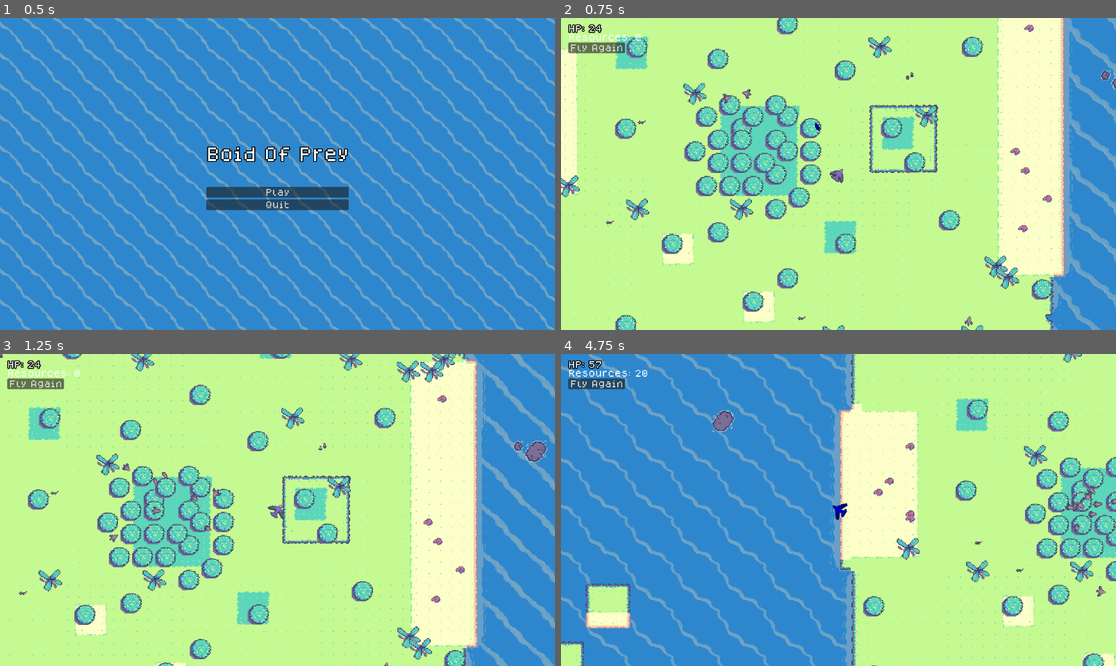
Above: before the commit, frames 1-4 (two rows, left to right).
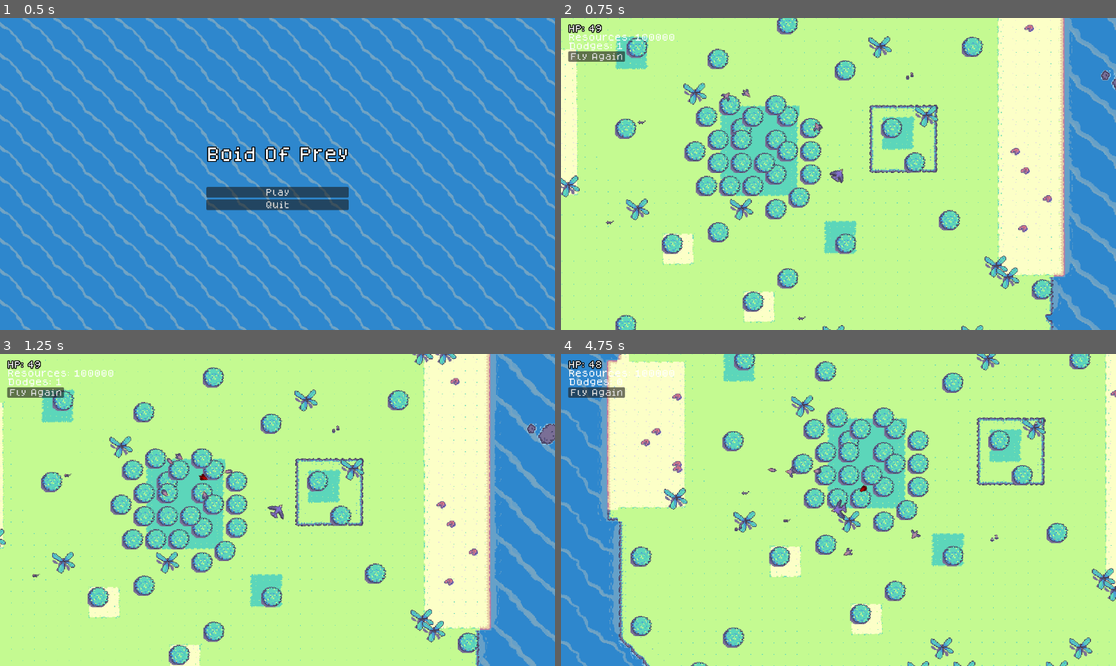
Above: after the commit, the same moments.

Repository: Kolbias/boidemic
Game: Godot game, scene res://ui/main_menu.tscn
Same seed, same stepped clock (60 frames per second), same inputs: the game is played once before the commit and once after it.
Inputs (mouse positions are in pixels of both pictures, inside the frame that each line leads up to):
- Up to frame 1 (0.5 s): no input
- Up to frame 2 (0.75 s): click "Play" at 0.5 s
- Up to frame 3 (1.25 s): no input
- Up to frame 4 (4.75 s): click "Fly Again" at 1.25 s; click "Fly Again" at 2 s; click "Fly Again" at 2.75 s; move the mouse to (838, 510) at 3.52 s; click (838, 510) at 3.67 s; move the mouse to (1099, 616) at 4.27 s; click (1099, 616) at 4.42 s

Frame 1 is identical in both runs. In frame 2, 0.9% of the frame differs, in the area x 1-75%, y 2-99%; in frame 3, 30%; in frame 4, 63%, in the area x 0-100%, y 0-100%.

Commit message:
win conditions

Diff:
--- a/gameplay/BirdBrain.gd
+++ b/gameplay/BirdBrain.gd
@@ -7,7 +7,7 @@
 @onready var spawn_state := SpawnState.SPAWNING
 @onready var screensize = parentScene.get_viewport_rect().size
 @onready var islands := PlayerVariables.islands.duplicate()
-var targetNumBoids = PlayerVariables.num_boids
+@onready var targetNumBoids = PlayerVariables.num_boids
 var firstBoid = true
 var spawnCooldown := 0.0
 
@@ -113,10 +113,12 @@
 func _on_player_ate_boid(boid):
 	boid.queue_free()
 	boidArray.erase(boid)
-	targetNumBoids -= 1
+	PlayerVariables.num_boids = max(0, PlayerVariables.num_boids - 1)
+	targetNumBoids = PlayerVariables.num_boids
 	for enemy in boidArray:
 		if enemy.global_position.distance_to(player.global_position) < 200:
 			enemy.vel += enemy.global_position - player.global_position / \
 			(enemy.global_position.distance_squared_to(player.global_position))
-	print("ate boid")
-	print(boidArray.size())
+	if PlayerVariables.num_boids == 0:
+		PlayerVariables.victory.emit()
+	print(targetNumBoids)
--- a/gameplay/collectable.gd
+++ b/gameplay/collectable.gd
@@ -1,6 +1,6 @@
 extends Area2D
 
-@export var resource_value := 10
+@export var resource_value := 2
 
 func _ready():
 	add_to_group("food")
@@ -8,9 +8,12 @@
 	match $Sprite2D.texture.resource_path:
 		"res://assets/art/Fish.png":
 			add_to_group("fish")
+			resource_value = 10
 		"res://assets/art/Mouse.png":
 			add_to_group("mouse")
+			resource_value = 5
 		"res://assets/art/Worm.png":
 			add_to_group("worm")
 		"res://assets/art/Crab.png":
 			add_to_group("crab")
+			resource_value = 15
--- a/gameplay/enemy_boid.gd
+++ b/gameplay/enemy_boid.gd
@@ -141,7 +141,22 @@
 	if area != self and area.is_in_group("enemyBoid"):
 		flock.erase(area)
 
-func _on_field_of_view_body_entered(body):
+#func _on_field_of_view_body_entered(body):
+	#if body.is_in_group("player"):
+		#player = body
+		#if flock.size() > minFlock:
+			#stance = stanceState.ATTACKING
+		#else:
+			#stance = stanceState.FLEEING
+#
+#
+#func _on_flock_body_exited(body):
+	#if body.is_in_group("player"):
+		#player = null
+		#stance = stanceState.WANDERING
+
+
+func _on_player_tracker_body_entered(body):
 	if body.is_in_group("player"):
 		player = body
 		if flock.size() > minFlock:
@@ -150,7 +165,7 @@
 			stance = stanceState.FLEEING
 
 
-func _on_flock_body_exited(body):
+func _on_player_tracker_body_exited(body):
 	if body.is_in_group("player"):
 		player = null
 		stance = stanceState.WANDERING
--- a/gameplay/enemy_boid.tscn
+++ b/gameplay/enemy_boid.tscn
@@ -51,6 +51,9 @@
 [sub_resource type="CircleShape2D" id="CircleShape2D_txxp4"]
 radius = 72.0
 
+[sub_resource type="RectangleShape2D" id="RectangleShape2D_ir8d2"]
+size = Vector2(114, 128)
+
 [node name="EnemyBoid" type="Area2D" groups=["enemyBoid"]]
 rotation = -6.28318
 collision_mask = 129
@@ -68,7 +71,7 @@
 [node name="FieldOfView" type="Area2D" parent="."]
 
 [node name="FOVCollision" type="CollisionPolygon2D" parent="FieldOfView"]
-polygon = PackedVector2Array(0, 0, 23.9998, -40.0001, 36.9997, -64.0002, 52.9997, -52.0003, 63.9998, -37.0003, 70.9999, -19.0004, 74, 0.999626, 71.0001, 22.9996, 62.0002, 41.9997, 52.0003, 52.9997, 36.0003, 64.9998, 16.0002, 31.9999)
+polygon = PackedVector2Array(0, 0, 15.9998, -48.0001, 15.9996, -72.0001, 36.9997, -64.0002, 52.9997, -52.0003, 63.9998, -37.0003, 70.9999, -19.0004, 74, 0.999626, 71.0001, 22.9996, 62.0002, 41.9997, 52.0003, 52.9997, 24.0004, 71.9999, 16.0002, 47.9999)
 
 [node name="_TracerShape" type="CollisionShape2D" parent="FieldOfView"]
 shape = SubResource("CircleShape2D_ibnge")
@@ -79,6 +82,12 @@
 [node name="CollisionShape2D" type="CollisionShape2D" parent="Flock"]
 shape = SubResource("CircleShape2D_txxp4")
 
+[node name="PlayerTracker" type="Area2D" parent="."]
+
+[node name="CollisionShape2D" type="CollisionShape2D" parent="PlayerTracker"]
+position = Vector2(55, -0.000443094)
+shape = SubResource("RectangleShape2D_ir8d2")
+
 [connection signal="area_entered" from="." to="." method="_on_area_entered"]
 [connection signal="area_exited" from="." to="." method="_on_area_exited"]
 [connection signal="input_event" from="." to="." method="_on_input_event"]
@@ -88,3 +97,5 @@
 [connection signal="area_entered" from="Flock" to="." method="_on_flock_area_entered"]
 [connection signal="area_exited" from="Flock" to="." method="_on_flock_area_exited"]
 [connection signal="body_exited" from="Flock" to="." method="_on_flock_body_exited"]
+[connection signal="body_entered" from="PlayerTracker" to="." method="_on_player_tracker_body_entered"]
+[connection signal="body_exited" from="PlayerTracker" to="." method="_on_player_tracker_body_exited"]
--- a/gameplay/player.gd
+++ b/gameplay/player.gd
@@ -17,13 +17,12 @@
 var speed := 15.0
 var lifeTime = 0.0
 const minSpeed := 15.0
-const maxSpeed := 180.0
+var maxSpeed := 0.0
 const viewRect := Rect2(0, 0, 320, 320)
 
 @onready var screensize := get_viewport_rect().size
 @onready var size : float = $BodyCollision.shape.radius
 
-var blinks := 0
 var blinkTime := 0.0
 
 enum BlinkState {
@@ -39,7 +38,34 @@
 }
 var pathingState := PathingState.DEFAULT
 
+
+func set_player_values():
+	var player = PlayerVariables
+	player.max_hp = player.default_hp + (player.upgrade_levels["max_hp"] * 10)
+	player.max_speed = player.default_speed + (player.upgrade_levels["max_speed"] * 6)
+	player.blink_count = player.default_blinks + player.upgrade_levels["blink_count"]
+	player.blink_time = player.default_blink_time + (player.upgrade_levels["blink_time"] * 0.5)
+	player.min_flock = player.default_flock + player.upgrade_levels["min_flock"]
+
+	match player.upgrade_levels["food_level"]:
+		1:
+			player.can_eat_mice = true
+		2:
+			player.can_eat_mice = true
+			player.can_eat_fish = true
+		3:
+			player.can_eat_mice = true
+			player.can_eat_crab = true
+			player.can_eat_fish = true
+		4:
+			player.can_eat_mice = true
+			player.can_eat_crab = true
+			player.can_eat_fish = true
+			player.can_eat_birds = true
+
+
 func _ready():
+	set_player_values()
 	islands.sort_custom(islandSort)
 	var startRotation := randf_range(0, TAU)
 	global_rotation = startRotation
@@ -47,29 +73,32 @@
 
 	PlayerVariables.current_hp = PlayerVariables.max_hp
 
-	blinks = PlayerVariables.blink_count
+	PlayerVariables.remaining_blinks = PlayerVariables.blink_count
 	blinkTime = PlayerVariables.blink_time
+	maxSpeed = PlayerVariables.max_speed
 
 func _physics_process(delta):
 	#debug to show pathing state
-	if pathingState == PathingState.AGGRESSIVE:
-		modulate = Color(1, 0, 0, 1)
-	elif blinkState == BlinkState.BLINK:
-		modulate = Color(0, 0, 1, 1)
-	else:
-		modulate = Color(1, 1, 1, 1)
+	#if pathingState == PathingState.AGGRESSIVE:
+		#modulate = Color(1, 0, 0, 1)
+	#elif blinkState == BlinkState.BLINK:
+		#modulate = Color(0, 0, 1, 1)
+	#else:
+		#modulate = Color(1, 1, 1, 1)
 
 	#print("hp: " + str(hp) + " currentHp " + str(PlayerVariables.current_hp))
 
 	#are you dead?
 	if PlayerVariables.current_hp < 0:
 		PlayerVariables.dead.emit()
+		hide()
 
 	#eat known food
 	if identifiedFood:
 		#print("I am targeting known food")
-		var target = identifiedFood.front()
-		vel += (target.global_position - global_position).normalized()
+		if identifiedFood.front() != null:
+			var target = identifiedFood.front()
+			vel += (target.global_position - global_position).normalized()
 
 	else:
 		#look for food
@@ -112,7 +141,7 @@
 			if newDist < dist:
 				dist = newDist
 		var hunt : Vector2 = closest.global_position - global_position
-		vel += hunt.normalized()
+		vel = hunt.normalized()
 	else:
 		pathingState = PathingState.DEFAULT
 
@@ -181,9 +210,10 @@
 			area.queue_free()
 	elif area.is_in_group("enemyBoid"):
 		if blinkState == BlinkState.DEFAULT:
-			PlayerVariables.current_hp += -1
+			PlayerVariables.current_hp += -5
 			blinkStateManager(1)
-			eatBoid(area)
+			if PlayerVariables.can_eat_birds:
+				eatBoid(area)
 
 func _on_body_area_exited(area):
 	if area.is_in_group("island"):
@@ -195,7 +225,8 @@
 	PlayerVariables.resource_amount += value
 
 func eatBoid(boid):
-	attackCooldown = 2.0
+	attackCooldown = 1.0
+	consume(100)
 	ate_boid.emit(boid)
 
 func blinkStateManager(duration : float):
@@ -211,8 +242,8 @@
 func _unhandled_input(event):
 	if event is InputEventMouseButton and event.pressed:
 		#print(event)
-		if blinks > 0:
-			blinks -= 1
+		if PlayerVariables.remaining_blinks > 0:
+			PlayerVariables.remaining_blinks -= 1
 			pathingState = PathingState.AGGRESSIVE
 			blinkStateManager(blinkTime)
 
--- a/gameplay/player_variables.gd
+++ b/gameplay/player_variables.gd
@@ -2,13 +2,15 @@
 
 signal dead
 signal reset
+signal victory
 
 #player stats
-@export var resource_amount := 0
+@export var resource_amount := 100000
 @export var max_hp := 25.0
 var current_hp := max_hp
-@export var blink_count := 3
-@export var blink_time := 1.0
+var remaining_blinks := blink_count
+@export var blink_count := 1
+@export var blink_time := 0.5
 @export var can_eat_fish = false
 @export var can_eat_birds = false
 @export var can_eat_crab = false
@@ -26,17 +28,17 @@
 }
 
 var upgrade_prices = [
-	[0, 1],
-	[1, 2, 3, 4, 5],
-	[1, 2, 3, 4, 5],
-	[1, 2, 3, 4, 5],
-	[1, 2, 3, 4, 5],
-	[1, 2, 3, 4, 5]
+	[2, 3],
+	[2, 3],
+	[5, 10],
+	[5, 10],
+	[5, 10],
+	[10, 25, 75, 400, 1500]
 ]
 
 #enemy stats
 @export var min_flock = 2
-@export var num_boids = 30
+@export var num_boids = 5
 
 #map data
 @export var islands := [
@@ -59,10 +61,8 @@
 
 const default_res := 0
 const default_hp := 50.0
-const default_speed := 50.0
+const default_speed := 65.0
 const default_blinks := 1
-const default_blink_time := 1.0
+const default_blink_time := 0.5
 const default_flock := 2
-
-func _on_upgrade_stat():
-	print("Health Increased or some shit idk")
+var num_generations = 1
--- a/main.gd
+++ b/main.gd
@@ -5,37 +5,20 @@
 func _ready():
 	PlayerVariables.connect("dead", on_death)
 	PlayerVariables.connect("reset", on_reset)
+	PlayerVariables.connect("victory", on_victory)
 
 func on_death():
 	get_tree().paused = true
 	$UI/Control/MarginContainer/MarginContainer/UpgradePanel.show()
 
+
 func on_reset():
-	set_player_values()
+	PlayerVariables.num_generations += 1
 	if get_tree().paused == true:
 		get_tree().paused = false
 	$MainMap/BirdBrain.reset()
 
-func set_player_values():
-	var player = PlayerVariables
-	player.max_hp = player.default_hp + (player.upgrade_levels["max_hp"] * 10)
-	player.max_speed = player.default_speed + (player.upgrade_levels["max_speed"] * 3)
-	player.blink_count = player.default_blinks + player.upgrade_levels["blink_count"]
-	player.blink_time = player.default_blink_time + (player.upgrade_levels["blink_time"] * 0.5)
-	player.min_flock = player.default_flock + player.upgrade_levels["min_flock"]
-
-	match player.upgrade_levels["food_level"]:
-		1:
-			player.can_eat_mice = true
-		2:
-			player.can_eat_mice = true
-			player.can_eat_crab = true
-		3:
-			player.can_eat_mice = true
-			player.can_eat_crab = true
-			player.can_eat_fish = true
-		4:
-			player.can_eat_mice = true
-			player.can_eat_crab = true
-			player.can_eat_fish = true
-			player.can_eat_birds = true
+func on_victory():
+	get_tree().paused = true
+	print("winner")
+	print(PlayerVariables.num_generations)
--- a/ui/ui.gd
+++ b/ui/ui.gd
@@ -4,17 +4,38 @@
 @onready var upgrade_panel = $Control/MarginContainer/MarginContainer/UpgradePanel
 @onready var margin_container = $Control/MarginContainer/MarginContainer
 @onready var res_label = $Control/TopLeftMargin/VBoxContainer/ResourceLabel
+@onready var blink_label = $Control/TopLeftMargin/VBoxContainer/BlinkLabel
+@onready var hpcost_label = $Control/MarginContainer/MarginContainer/UpgradePanel/UpgradeHbox/VBoxUpgrade1/HpCostLabel
+@onready var speedcost_label = $Control/MarginContainer/MarginContainer/UpgradePanel/UpgradeHbox/VBoxUpgrade2/SpeedCostLabel
+@onready var blinkcountcost_label = $Control/MarginContainer/MarginContainer/UpgradePanel/UpgradeHbox/VBoxUpgrade3/BlinkCountCostLabel
+@onready var blinktimecost_label = $Control/MarginContainer/MarginContainer/UpgradePanel/UpgradeHbox/VBoxUpgrade4/BlinkTimeCostLabel
+@onready var flockcost_label = $Control/MarginContainer/MarginContainer/UpgradePanel/UpgradeHbox/VBoxUpgrade6/FlockCostLabel
+@onready var foodcost_label = $Control/MarginContainer/MarginContainer/UpgradePanel/UpgradeHbox/VBoxUpgrade5/FoodCostLabel
 
 var is_visible := false
 var is_clickable := true
 
 func _ready():
 	$Control/MarginContainer/MarginContainer/UpgradePanel.hide()
-	#hide_window()
+	var sprite : Sprite2D = $Control/MarginContainer/MarginContainer/UpgradePanel/UpgradeHbox/VBoxUpgrade5/Panel/Sprite2D
+	var textures = [
+		"res://assets/art/upgrades/FishFoodUpgrade.png",
+		"res://assets/art/upgrades/CrabFoodUpgrade.png",
+		"res://assets/art/upgrades/MinFlockUpgrade.png"
+	]
+	if PlayerVariables.upgrade_levels["food_level"] < 4:
+		sprite.texture = load(textures[PlayerVariables.upgrade_levels["food_level"] - 1])
 
 func _process(delta):
 	hp_label.text = "HP: " + str(int(PlayerVariables.current_hp))
 	res_label.text = "Resources: " + str(PlayerVariables.resource_amount)
+	blink_label.text = "Dodges: " + str(PlayerVariables.remaining_blinks)
+	hpcost_label.text = str(PlayerVariables.upgrade_prices[0][0] + PlayerVariables.upgrade_prices[0][1])
+	speedcost_label.text = str(PlayerVariables.upgrade_prices[1][0] + PlayerVariables.upgrade_prices[1][1])
+	blinkcountcost_label.text = str(PlayerVariables.upgrade_prices[2][0] + PlayerVariables.upgrade_prices[2][1])
+	blinktimecost_label.text = str(PlayerVariables.upgrade_prices[3][0] + PlayerVariables.upgrade_prices[3][1])
+	flockcost_label.text = str(PlayerVariables.upgrade_prices[4][0] + PlayerVariables.upgrade_prices[4][1])
+	foodcost_label.text = str(PlayerVariables.upgrade_prices[5][PlayerVariables.upgrade_levels["food_level"]])
 
 func display_window():
 	upgrade_panel.show()
@@ -113,13 +134,20 @@
 
 func _on_food_level_button_pressed():
 	var upgrade_name = "food_level"
+	var sprite : Sprite2D = $Control/MarginContainer/MarginContainer/UpgradePanel/UpgradeHbox/VBoxUpgrade5/Panel/Sprite2D
+	var textures = [
+		"res://assets/art/upgrades/FishFoodUpgrade.png",
+		"res://assets/art/upgrades/CrabFoodUpgrade.png",
+		"res://assets/art/upgrades/MinFlockUpgrade.png"
+	]
 	if PlayerVariables.upgrade_levels[upgrade_name] >= 4: return
 	var this_level = PlayerVariables.upgrade_levels[upgrade_name]
 	if PlayerVariables.resource_amount >= \
 	PlayerVariables.upgrade_prices[5][this_level]:
 		PlayerVariables.resource_amount -= PlayerVariables.upgrade_prices[5][this_level]
 		PlayerVariables.upgrade_levels[upgrade_name] += 1
-
+		if PlayerVariables.upgrade_levels[upgrade_name] < 4:
+			sprite.texture = load(textures[PlayerVariables.upgrade_levels[upgrade_name] - 1])
 
 func _on_reset_button_pressed():
 	PlayerVariables.reset.emit()
--- a/ui/ui.tscn
+++ b/ui/ui.tscn
@@ -40,6 +40,10 @@
 text = "HP:"
 
 [node name="ResourceLabel" type="Label" parent="Control/TopLeftMargin/VBoxContainer"]
+layout_mode = 2
+text = "Resources:"
+
+[node name="BlinkLabel" type="Label" parent="Control/TopLeftMargin/VBoxContainer"]
 layout_mode = 2
 text = "Resources:"
 
@@ -103,7 +107,7 @@
 "
 horizontal_alignment = 1
 
-[node name="CostLabel" type="Label" parent="Control/MarginContainer/MarginContainer/UpgradePanel/UpgradeHbox/VBoxUpgrade1"]
+[node name="HpCostLabel" type="Label" parent="Control/MarginContainer/MarginContainer/UpgradePanel/UpgradeHbox/VBoxUpgrade1"]
 layout_mode = 2
 theme_override_colors/font_outline_color = Color(0, 0, 0, 1)
 theme_override_constants/outline_size = 4
@@ -136,7 +140,7 @@
 "
 horizontal_alignment = 1
 
-[node name="CostLabel" type="Label" parent="Control/MarginContainer/MarginContainer/UpgradePanel/UpgradeHbox/VBoxUpgrade2"]
+[node name="SpeedCostLabel" type="Label" parent="Control/MarginContainer/MarginContainer/UpgradePanel/UpgradeHbox/VBoxUpgrade2"]
 layout_mode = 2
 theme_override_colors/font_outline_color = Color(0, 0, 0, 1)
 theme_override_constants/outline_size = 4
@@ -168,7 +172,7 @@
 text = "Dodge +"
 horizontal_alignment = 1
 
-[node name="CostLabel" type="Label" parent="Control/MarginContainer/MarginContainer/UpgradePanel/UpgradeHbox/VBoxUpgrade3"]
+[node name="BlinkCountCostLabel" type="Label" parent="Control/MarginContainer/MarginContainer/UpgradePanel/UpgradeHbox/VBoxUpgrade3"]
 layout_mode = 2
 theme_override_colors/font_outline_color = Color(0, 0, 0, 1)
 theme_override_constants/outline_size = 4
@@ -202,7 +206,7 @@
 text = "Recover -"
 horizontal_alignment = 1
 
-[node name="CostLabel" type="Label" parent="Control/MarginContainer/MarginContainer/UpgradePanel/UpgradeHbox/VBoxUpgrade4"]
+[node name="BlinkTimeCostLabel" type="Label" parent="Control/MarginContainer/MarginContainer/UpgradePanel/UpgradeHbox/VBoxUpgrade4"]
 layout_mode = 2
 theme_override_colors/font_outline_color = Color(0, 0, 0, 1)
 theme_override_constants/outline_size = 4
@@ -233,10 +237,10 @@
 layout_mode = 2
 theme_override_colors/font_outline_color = Color(0, 0, 0, 1)
 theme_override_constants/outline_size = 4
-text = "Food"
-horizontal_alignment = 1
-
-[node name="CostLabel" type="Label" parent="Control/MarginContainer/MarginContainer/UpgradePanel/UpgradeHbox/VBoxUpgrade6"]
+text = "Danger -"
+horizontal_alignment = 1
+
+[node name="FlockCostLabel" type="Label" parent="Control/MarginContainer/MarginContainer/UpgradePanel/UpgradeHbox/VBoxUpgrade6"]
 layout_mode = 2
 theme_override_colors/font_outline_color = Color(0, 0, 0, 1)
 theme_override_constants/outline_size = 4
@@ -253,7 +257,7 @@
 texture = ExtResource("7_75ooc")
 offset = Vector2(25, 25)
 
-[node name="food_level_Button" type="Button" parent="Control/MarginContainer/MarginContainer/UpgradePanel/UpgradeHbox/VBoxUpgrade6"]
+[node name="min_flock_Button" type="Button" parent="Control/MarginContainer/MarginContainer/UpgradePanel/UpgradeHbox/VBoxUpgrade6"]
 layout_mode = 2
 text = "Upgrade
 "
@@ -267,11 +271,11 @@
 layout_mode = 2
 theme_override_colors/font_outline_color = Color(0, 0, 0, 1)
 theme_override_constants/outline_size = 4
-text = "Danger -
-"
-horizontal_alignment = 1
-
-[node name="CostLabel" type="Label" parent="Control/MarginContainer/MarginContainer/UpgradePanel/UpgradeHbox/VBoxUpgrade5"]
+text = "Food +
+"
+horizontal_alignment = 1
+
+[node name="FoodCostLabel" type="Label" parent="Control/MarginContainer/MarginContainer/UpgradePanel/UpgradeHbox/VBoxUpgrade5"]
 layout_mode = 2
 theme_override_colors/font_outline_color = Color(0, 0, 0, 1)
 theme_override_constants/outline_size = 4
@@ -288,7 +292,7 @@
 texture = ExtResource("6_gw3l6")
 offset = Vector2(25, 25)
 
-[node name="min_flock_Button" type="Button" parent="Control/MarginContainer/MarginContainer/UpgradePanel/UpgradeHbox/VBoxUpgrade5"]
+[node name="food_level_Button" type="Button" parent="Control/MarginContainer/MarginContainer/UpgradePanel/UpgradeHbox/VBoxUpgrade5"]
 layout_mode = 2
 text = "Upgrade"
 
@@ -297,5 +301,5 @@
 [connection signal="pressed" from="Control/MarginContainer/MarginContainer/UpgradePanel/UpgradeHbox/VBoxUpgrade2/max_speed_Button" to="." method="_on_max_speed_button_pressed"]
 [connection signal="pressed" from="Control/MarginContainer/MarginContainer/UpgradePanel/UpgradeHbox/VBoxUpgrade3/blink_count_Button" to="." method="_on_blink_count_button_pressed"]
 [connection signal="pressed" from="Control/MarginContainer/MarginContainer/UpgradePanel/UpgradeHbox/VBoxUpgrade4/blink_time_Button" to="." method="_on_blink_time_button_pressed"]
-[connection signal="pressed" from="Control/MarginContainer/MarginContainer/UpgradePanel/UpgradeHbox/VBoxUpgrade6/food_level_Button" to="." method="_on_food_level_button_pressed"]
-[connection signal="pressed" from="Control/MarginContainer/MarginContainer/UpgradePanel/UpgradeHbox/VBoxUpgrade5/min_flock_Button" to="." method="_on_min_flock_button_pressed"]
+[connection signal="pressed" from="Control/MarginContainer/MarginContainer/UpgradePanel/UpgradeHbox/VBoxUpgrade6/min_flock_Button" to="." method="_on_min_flock_button_pressed"]
+[connection signal="pressed" from="Control/MarginContainer/MarginContainer/UpgradePanel/UpgradeHbox/VBoxUpgrade5/food_level_Button" to="." method="_on_food_level_button_pressed"]
Not shown: 1 places in gameplay/enemy_boid.tscn that only renumber resources
